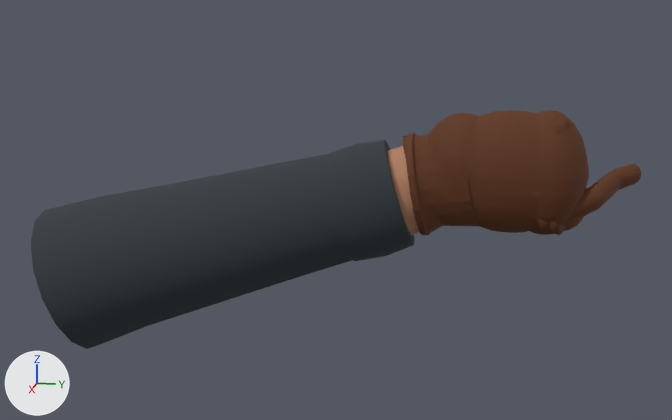
What one commit did to the glTF model assets/models/fp_arm_right.glb.
Rendered twice from a 50 mm camera at (0.772, -0.041, 0.143) aimed at (0.038, -0.188, -0.04). The axes (+X, +Y, +Z) are drawn at lower left. The lights are the same throughout. The picture after the commit comes second. Vertices at exactly the same position are counted once.

The first picture shows 'FPArm'.
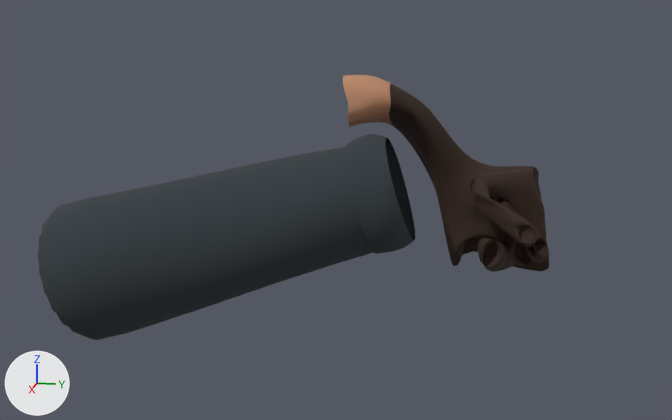
What differs and where, as boxes (x1, y1, x2, y2) in the pictures (672 x 420 px; the box of a moved part takes in the faces that stretch with it):
'FPArm', reshaped (16% narrower, 11% taller)
    before: (31, 110, 641, 349)
    after: (37, 75, 549, 340)
part 1 of me_fparm, rebuilt
    before: (31, 153, 354, 349)
    after: (37, 147, 374, 340)
part 2 of me_fparm, rebuilt (22% narrower)
    before: (324, 140, 415, 261)
    after: (344, 134, 415, 254)
part 3 of me_fparm, deleted (mostly hidden)
    before: (556, 118, 571, 135)
part 4 of me_fparm, moved or reshaped
    before: (387, 110, 641, 236)
    after: (343, 75, 549, 272)

The change in detail:
Material 'Arm Glove' (mat_arm_glove) changes colour from brown #5d3012 to brown #2f190d; in linear values from (0.11, 0.03, 0.006) to (0.028, 0.01, 0.004).
me_fparm is used by ob_fparm; location (0.0, 0.0, 0.0).
me_fparm had 5036 vertices, 10036 faces and spanned x -0.021..0.122, y -0.435..0.053, z -0.164..0.049.
me_fparm now has 7454 vertices, 14744 faces and spans x -0.045..0.125, y -0.43..-0.013, z -0.155..0.069.
me_fparm part 1: the loose piece of 80 vertices spanning x 0.01..0.122, y -0.435..-0.159, z -0.164..0.011 is rebuilt with 441 vertices and now spans x 0.013..0.125, y -0.43..-0.145, z -0.155..0.017.
me_fparm part 2: the loose piece of 42 vertices spanning x 0.016..0.09, y -0.194..-0.121, z -0.076..0.021 is rebuilt with 280 vertices and now spans x 0.012..0.097, y -0.177..-0.12, z -0.069..0.026.
me_fparm part 3: the loose piece of 224 vertices spanning x -0.005..0.07, y -0.044..-0.005, z 0.025..0.044 is deleted.
me_fparm part 4: 2 vertices moved within x 0.021..0.072, y -0.053..-0.041, z -0.04..-0.034; 4463 vertices removed from x -0.021..0.081, y -0.152..0.053, z -0.055..0.049; 6730 vertices added at x -0.045..0.075, y -0.188..-0.013, z -0.097..0.069.
Other edits to the shape of me_fparm do not show in these pictures.
